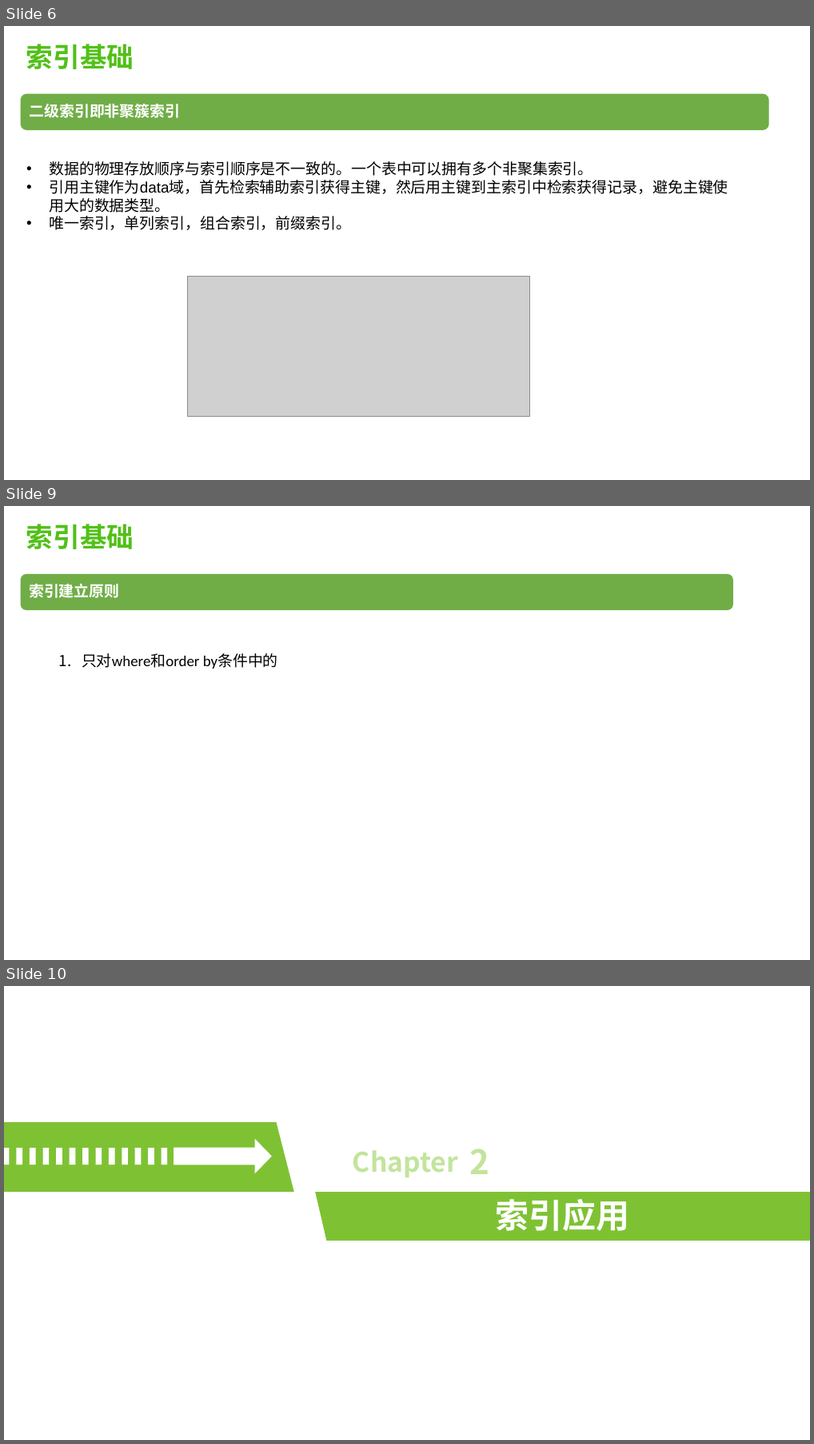
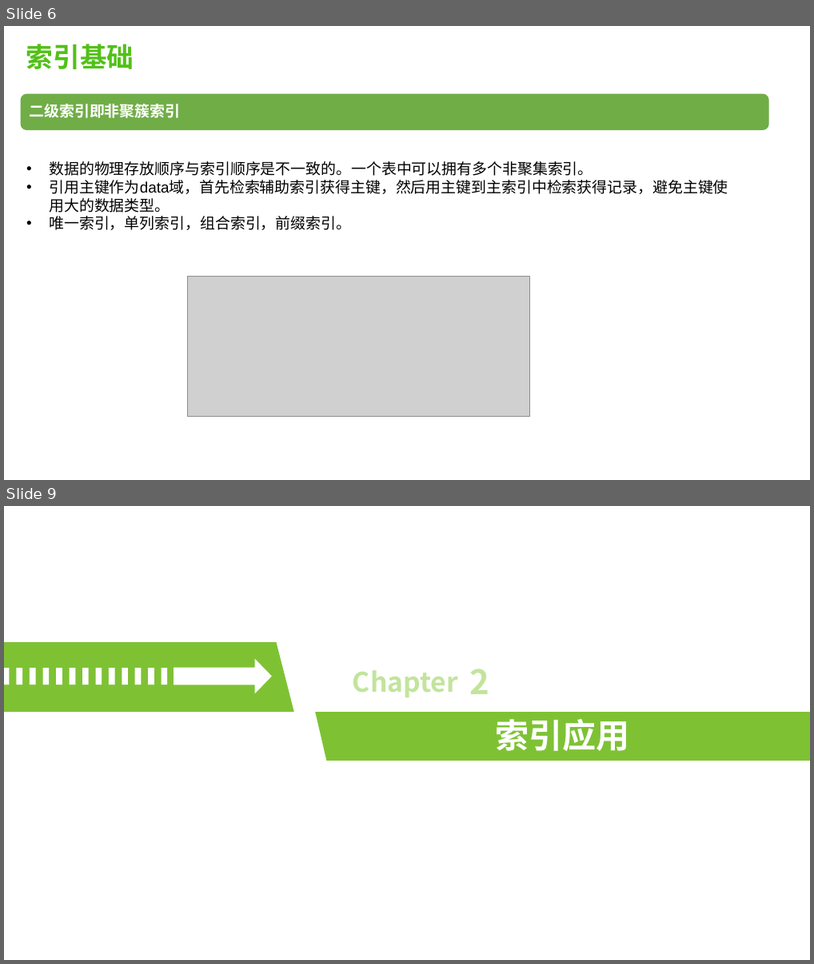
Before and after one commit to robertchengzy/kata, a slide deck: mysql-index.pptx. Shown one above the other, each under a label of ours: slides 6, 9 and 10 before the commit, slides 6 and 9 after it; the slides between them are not shown. The pictures are 814x1444 and 814x964 pixels, drawn with LibreOffice and Linux fonts; fonts in the diff are those of the drawing; grey boxes stand for pictures. Boxes give left, top, right and bottom in pixels: in the first picture for what was removed or moved away, otherwise in the second. Text is boxed around its words. In the diff, an @@ line names an element or a change of style, - is before the commit and + after.

```diff
--- a/mysql-index.pptx
+++ b/mysql-index.pptx
@@ slide 9 removed at [4, 506, 810, 960], background #FFFFFF @@
@@ text removed at [26, 524, 134, 549] @@
-索引基础
@@ rounded rectangle removed at [20, 574, 734, 610] @@
@@ text removed at [29, 584, 119, 598] @@
-索引建立原则
@@ text removed at [82, 653, 278, 668] @@
-1. 只对where和order by条件中的
@@ what was slide 10 is now slide 9 @@
```
Also in this commit, not shown: 5 slides changed, 3 slides added, 1 other file.
